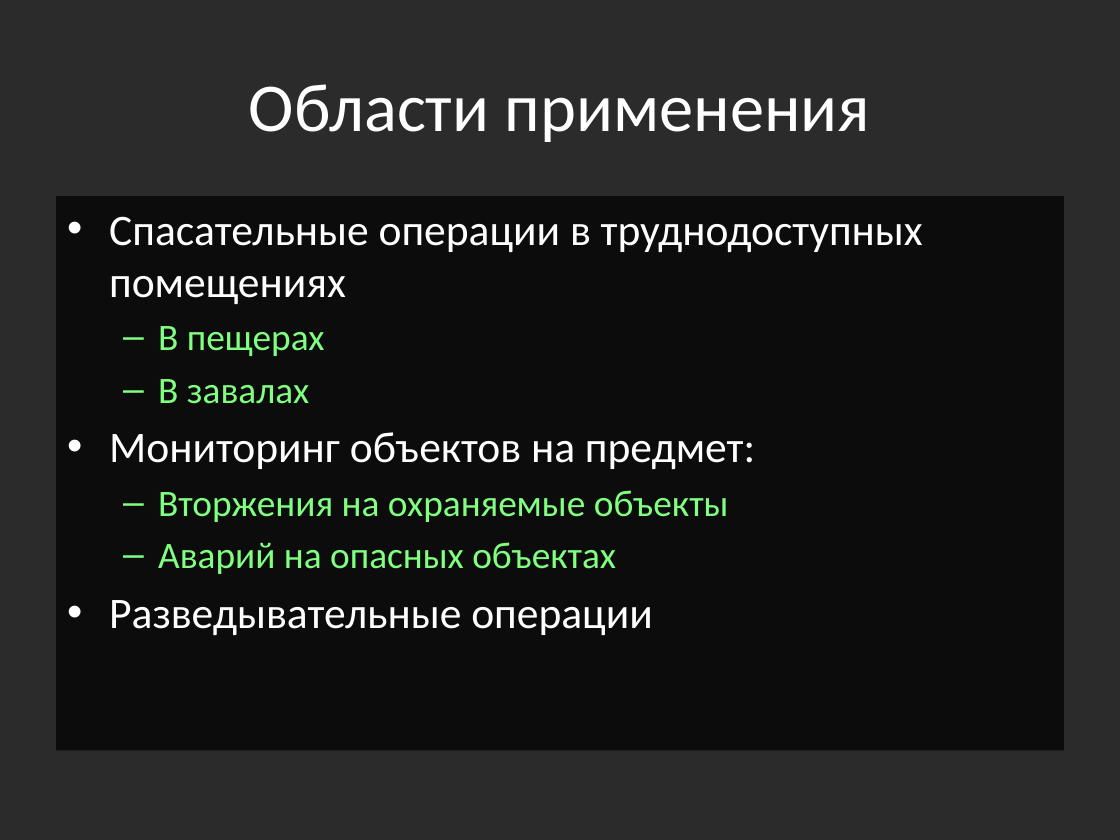
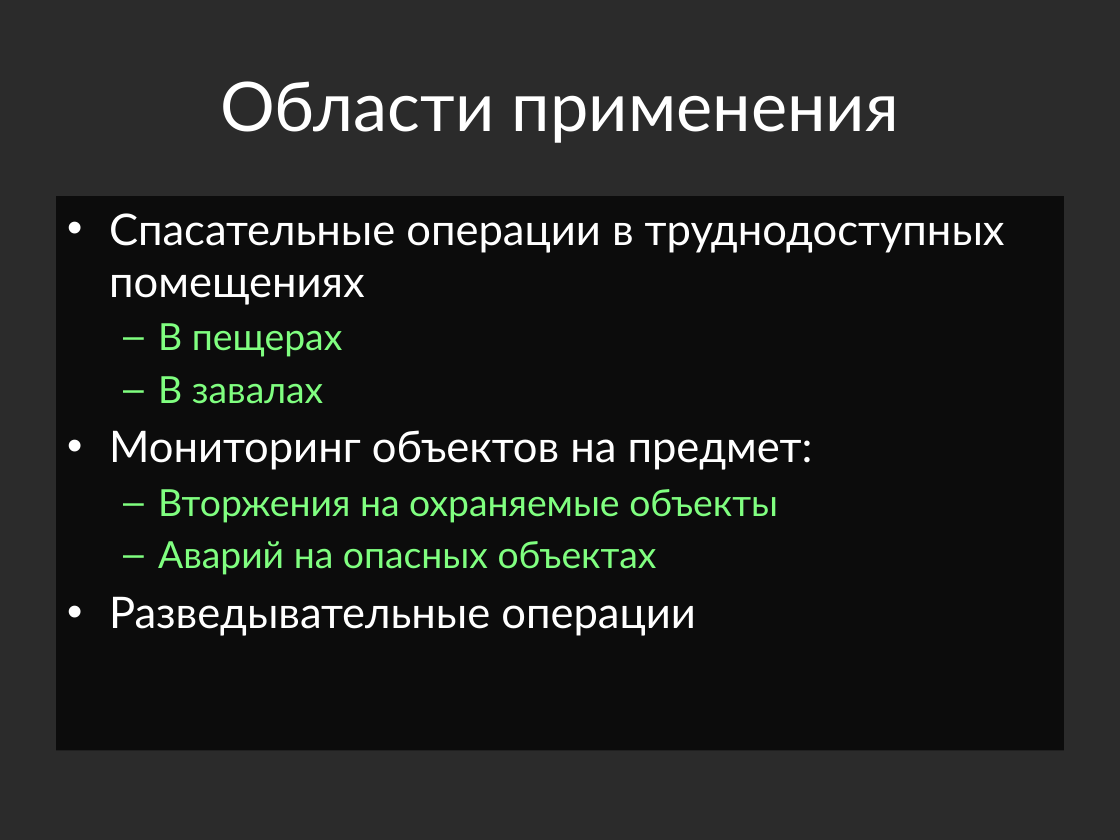
Before and after one commit to yaceq/quadro-xds, a slide deck: slide 3 of Docs/Medias2012_dhg.pptx. Drawn at 1120x840 pixels with LibreOffice and Linux fonts; fonts in the diff are those of the drawing; background and template pictures are left out; a plain dark background stands for a picture behind light text. Boxes give left, top, right and bottom in pixels: in the first picture for what was removed or moved away, otherwise in the second. Text is boxed around its words. In the diff, an @@ line names an element or a change of style, - is before the commit and + after.

```diff
--- a/Docs/Medias2012_dhg.pptx
+++ b/Docs/Medias2012_dhg.pptx
@@ title "Области применения" at bbox=[220, 81, 899, 143]: font Calibri to Lato @@
@@ text "Спасательные операции в труднодоступных помещениях" at bbox=[56, 196, 1064, 750]: font Calibri to Lato @@
```
Also in this commit, not shown: 11 other slides changed, 1 slide added, 6 other files.
